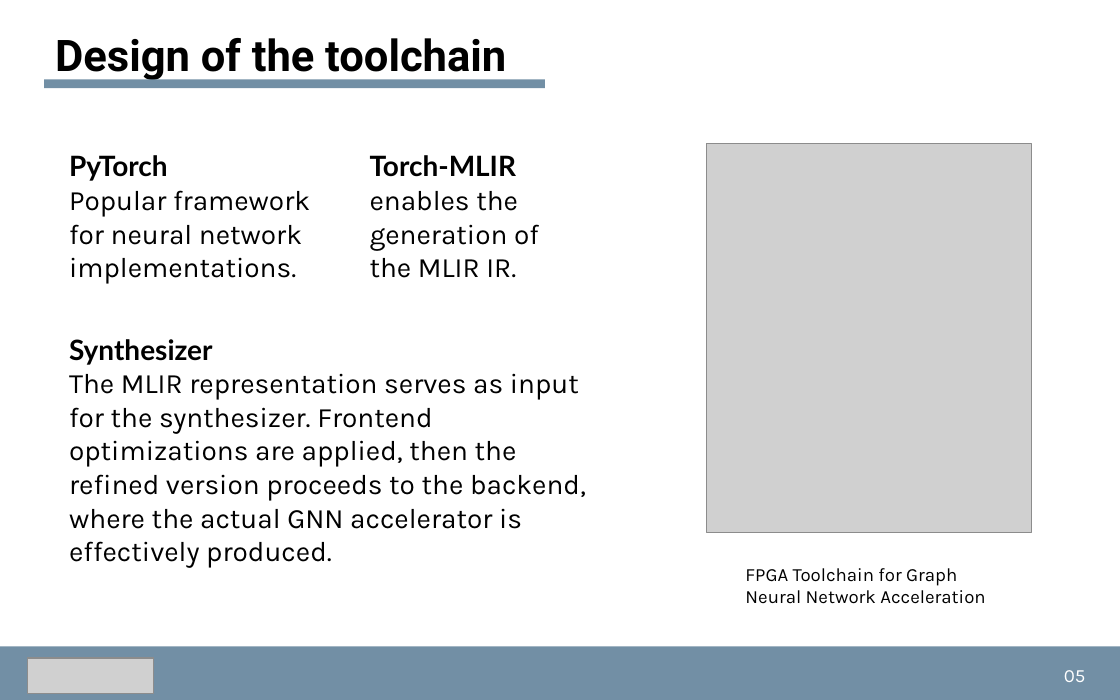
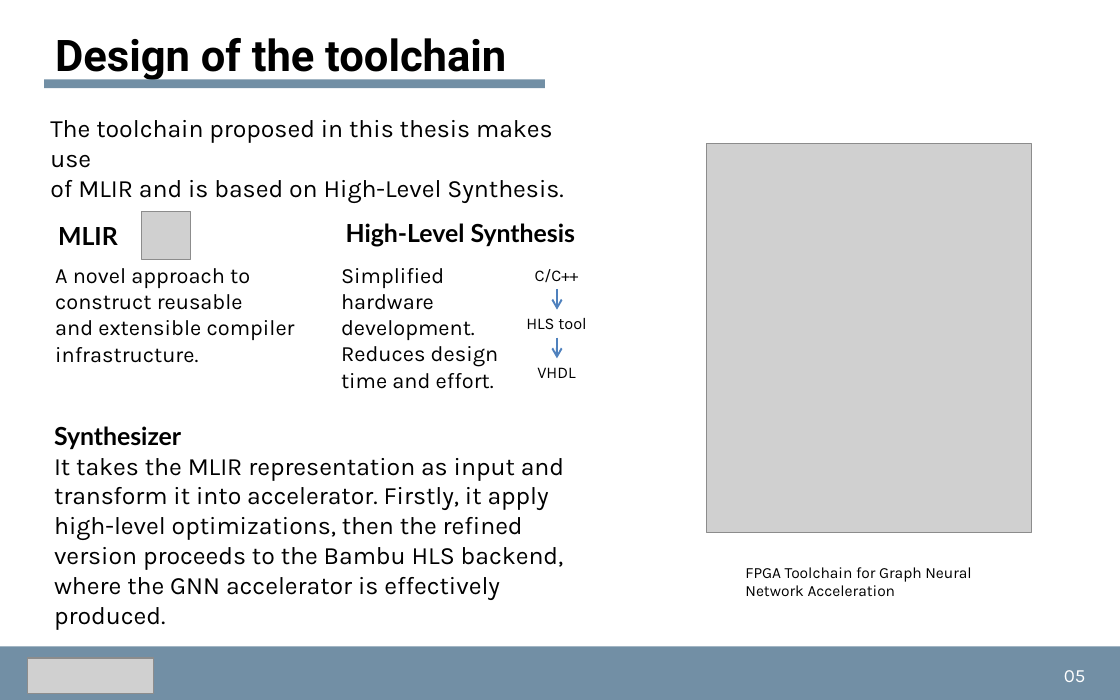
Before and after one commit to dmsgnn/master-thesis, a slide deck: slide 5 of docs/presentation/presentation.pptx. Drawn at 1120x700 pixels with LibreOffice and Linux fonts; fonts in the diff are those of the drawing; grey boxes stand for pictures. Boxes give left, top, right and bottom in pixels: in the first picture for what was removed or moved away, otherwise in the second. Text is boxed around its words. In the diff, an @@ line names an element or a change of style, - is before the commit and + after.

```diff
--- a/docs/presentation/presentation.pptx
+++ b/docs/presentation/presentation.pptx
@@ text added at bbox=[50, 120, 563, 203], 16 pt, text #000000 @@
+The toolchain proposed in this thesis makes use
+of MLIR and is based on High-Level Synthesis.
@@ text removed at bbox=[69, 155, 310, 284] @@
-PyTorch
-Popular framework for neural network implementations.
@@ text removed at bbox=[370, 155, 539, 278] @@
-Torch-MLIR
-enables the generation of
-the MLIR IR.
@@ text added at bbox=[58, 227, 118, 245], 16 pt, text #000000, bold @@
+MLIR
@@ picture added at bbox=[142, 212, 190, 260] @@
@@ text added at bbox=[346, 223, 575, 247], 16 pt, text #000000, bold @@
+High-Level Synthesis
@@ text added at bbox=[55, 268, 295, 363], 14 pt, text #000000 @@
+A novel approach to construct reusable
+and extensible compiler infrastructure.
@@ text added at bbox=[341, 268, 499, 389], 14 pt, text #000000 @@
+Simplified hardware development.
+Reduces design time and effort.
@@ group added at bbox=[526, 269, 586, 378]: 3 texts, 2 arrows @@
+C/C++
+HLS tool
+VHDL
@@ text "Synthesizer": place and size @@
-text "Synthesizer" at bbox=[69, 339, 586, 529]
+text "Synthesizer" at bbox=[54, 426, 564, 600]
@@ text at bbox=[54, 426, 181, 450]: size 18 to 16 pt in "Synthesizer" @@
@@ text at bbox=[54, 458, 564, 600]: text changed; size 18 to 16 pt @@
-The MLIR representation serves as input for the synthesizer. Frontend optimizations are applied, then the refined version proceeds to the backend, where the actual GNN accelerator is effectively produced.
+It takes the MLIR representation as input and transform it into accelerator. Firstly, it apply high-level optimizations, then the refined version proceeds to the Bambu HLS backend, where the GNN accelerator is effectively produced.
@@ text "FPGA Toolchain for Graph Neural ..." at bbox=[745, 567, 971, 596]: size 12 to 10 pt @@
```
Also in this commit, not shown: 14 other slides changed, 1 other file.
